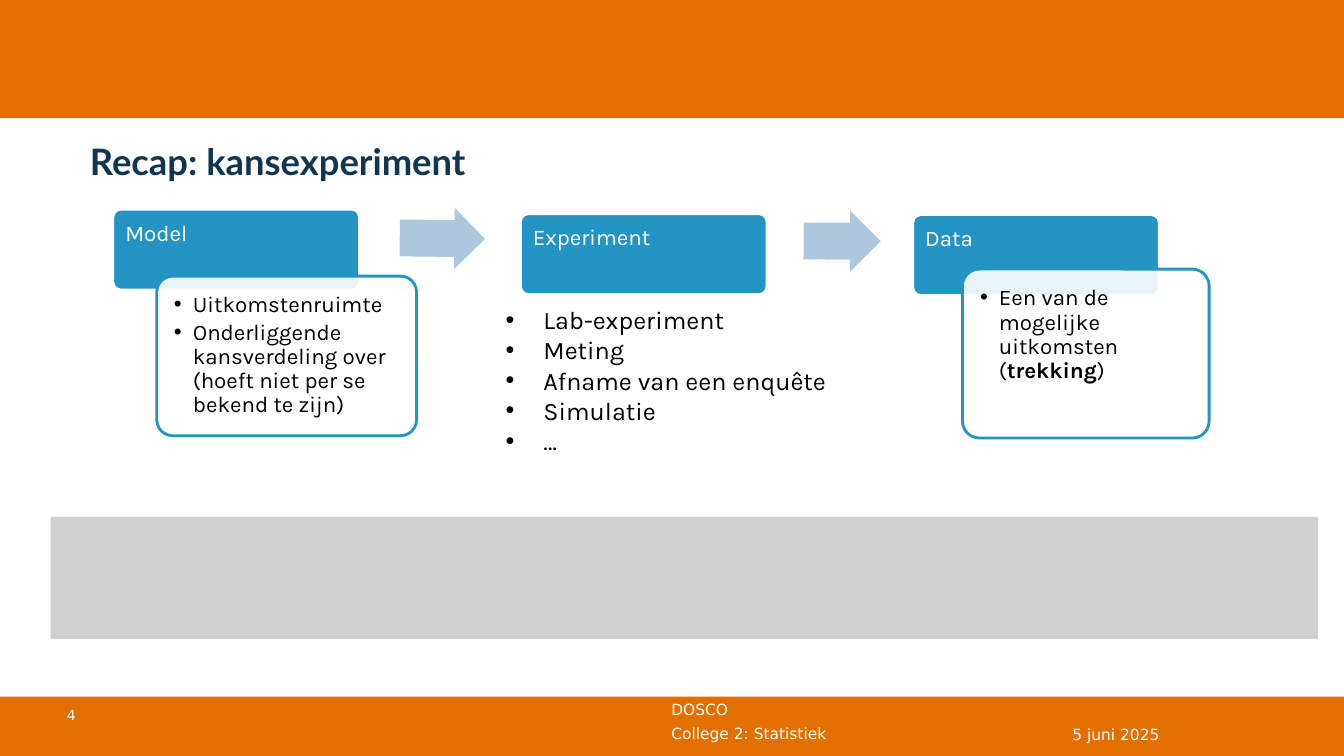
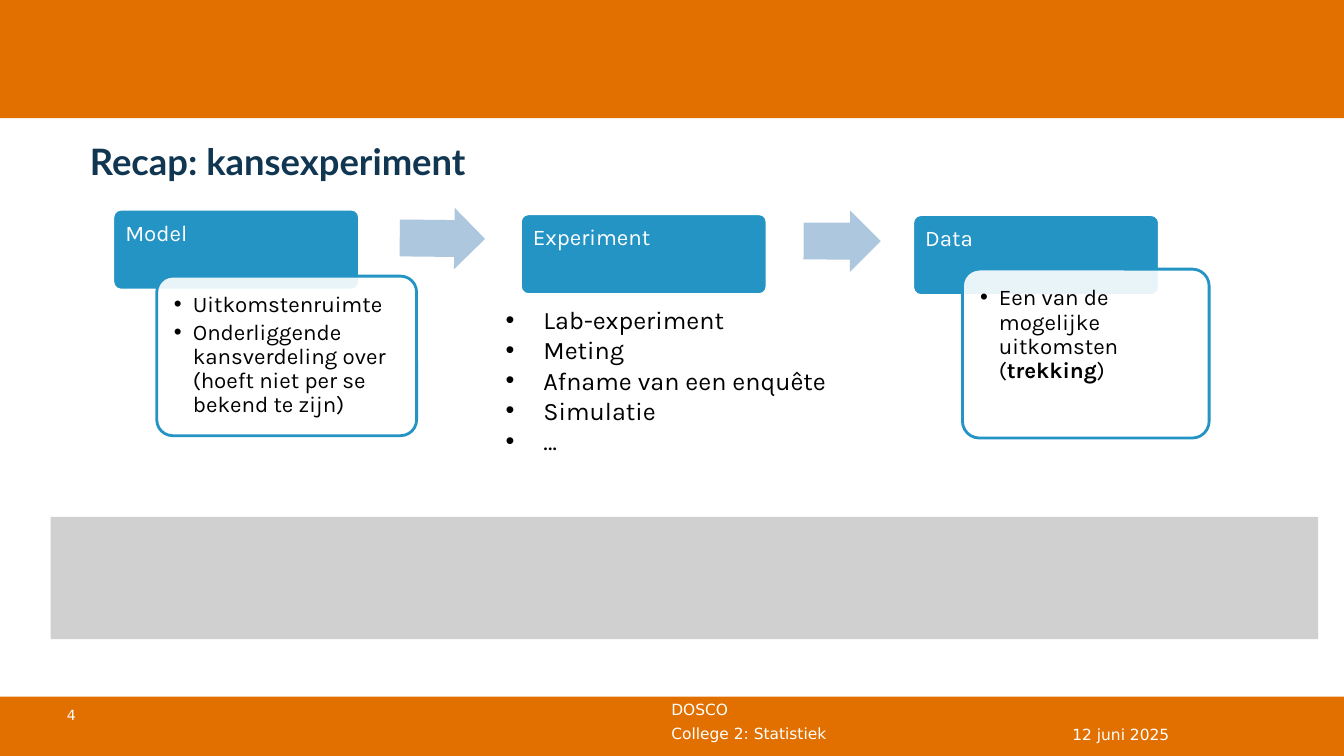
Before and after one commit to DBlom96/Statistiek, a slide deck: slide 4 of Danny/Onderwijs/Statistiek/2024-2025/Slides/Nieuwe slides/Statistiek 2024-2025 -- college 7 -- schatten en betrouwbaarheid.pptx. Drawn at 1344x756 pixels with LibreOffice and Linux fonts; fonts in the diff are those of the drawing; grey boxes stand for pictures; background and template pictures are left out. Boxes give left, top, right and bottom in pixels: in the first picture for what was removed or moved away, otherwise in the second. Text is boxed around its words. In the diff, an @@ line names an element or a change of style, - is before the commit and + after.

```diff
--- a/Danny/Onderwijs/Statistiek/2024-2025/Slides/Nieuwe slides/Statistiek 2024-2025 -- college 7 -- schatten en betrouwbaarheid.pptx
+++ b/Danny/Onderwijs/Statistiek/2024-2025/Slides/Nieuwe slides/Statistiek 2024-2025 -- college 7 -- schatten en betrouwbaarheid.pptx
@@ text at [1072,728,1169,743]: text changed @@
-5 juni 2025
+12 juni 2025
```
Also in this commit, not shown: 14 other slides changed, 15 other files.
